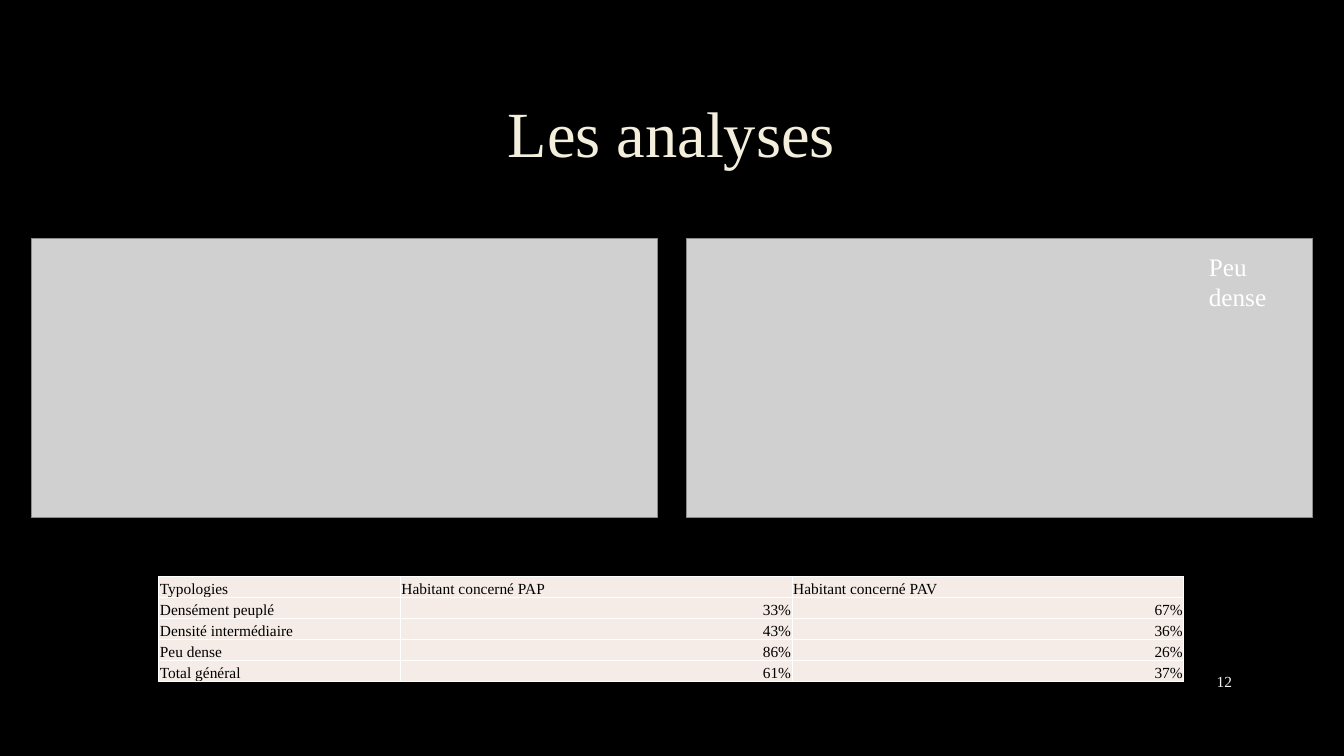
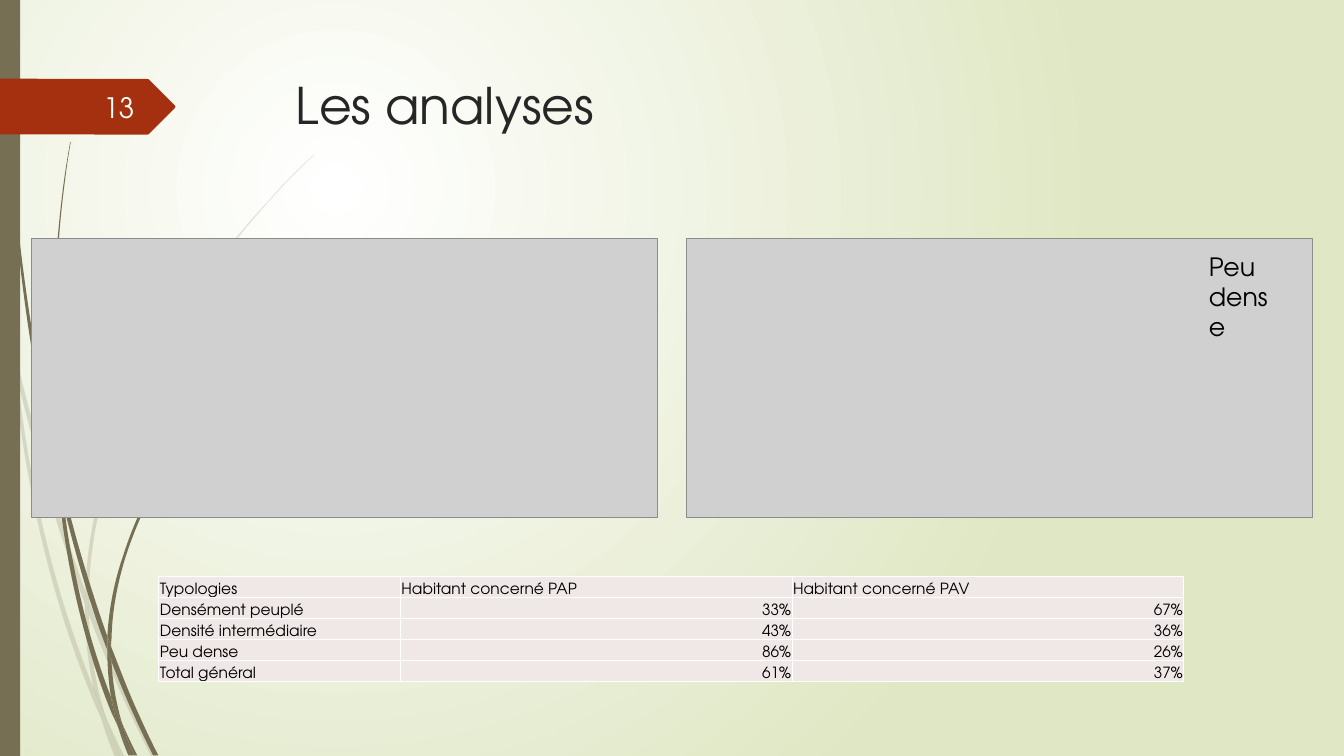
Before and after one commit to Grismonde/Maraton-du-web, a slide deck: slide 13 of Groupe 5.pptx (slide 12 before the commit). Drawn at 1344x756 pixels with LibreOffice and Linux fonts; fonts in the diff are those of the drawing; grey boxes stand for pictures; background and template pictures are left out. Boxes give left, top, right and bottom in pixels: in the first picture for what was removed or moved away, otherwise in the second. Text is boxed around its words. In the diff, an @@ line names an element or a change of style, - is before the commit and + after.

Commit message:
PPT

```diff
--- a/Groupe 5.pptx
+++ b/Groupe 5.pptx
@@ background picture (left out) to gradient #FFFFFF to #DFE8C4 @@
@@ rectangle added at <box>0,0,20,756</box>, fill #766F54 @@
@@ freeform shape added at <box>0,79,175,134</box>, fill #A53010 @@
@@ title "Les analyses": place and size @@
-title "Les analyses" at <box>508,112,835,169</box>
+title "Les analyses" at <box>296,86,593,134</box>
@@ title "Les analyses" at <box>296,86,593,134</box>: size 46 to 36 pt, font Times New Roman to TeX Gyre Adventor, text colour #F4EEDC to #262626, letter outline #404040 0.75 pt to none; alignment centre to left; line spacing 0.9 to 1; vertical alignment middle to top @@
@@ page number added at <box>103,97,134,119</box>, 20 pt, text #FEFFFF @@
+13
@@ text "Peu dense" at <box>1209,257,1255,288</box>: font Times New Roman to TeX Gyre Adventor, text colour #FFFFFF to #000000 @@
@@ table at <box>159,577,1186,685</box> @@
@@ fill #F6EDE7 to #F0E8E7 in 15 cells @@
@@ font Times New Roman to TeX Gyre Adventor @@
@@ group added at <box>0,154,315,756</box>: 10 freeform shapes @@
@@ page number removed at <box>1217,676,1232,687</box> @@
-12
@@ group added at <box>3,0,262,756</box>: 11 freeform shapes @@
```
Also in this commit, not shown: 16 other slides changed, 1 slide added, 1 slide removed.
